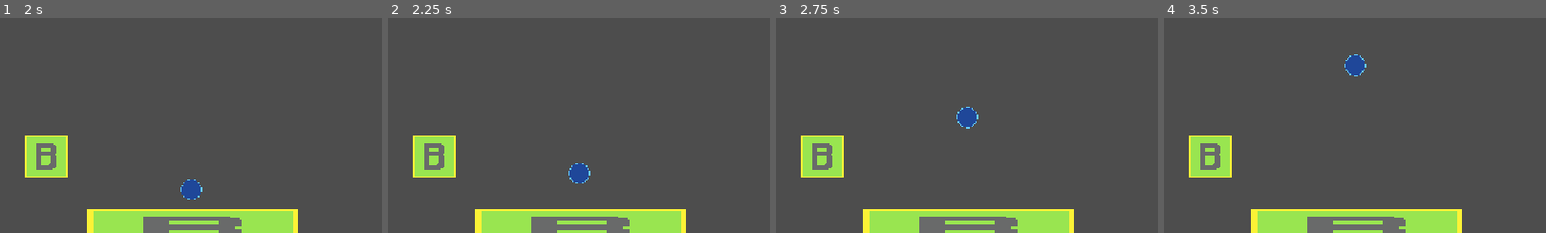
Above: before the commit, frames 1-4 (left to right).
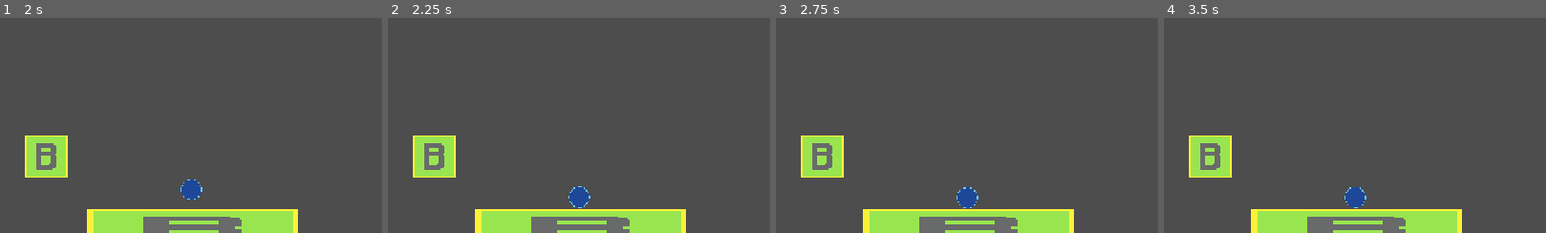
Above: after the commit, the same moments.

Repository: MugenZeta/jelly-fish-fling
Game: Godot game, scene res://Maps/m_TestMap.tscn
Two runs of this game, one before a commit and one after it. Both use one fixed random seed, a clock stepped at 60 frames per second and the inputs below.
Inputs (mouse positions are % of the whole screen's width and height, from its top left):
- Up to frame 1 (2 s): tap Enter at 0.5 s; move the mouse to (72, 45) at 0.52 s; click (72, 45) at 0.67 s; move the mouse to (30, 55) at 1.27 s; click (30, 55) at 1.42 s
- Up to frame 2 (2.25 s): move the mouse to (60, 28) at 2.02 s; click (60, 28) at 2.17 s
- Up to frame 3 (2.75 s): no input
- Up to frame 4 (3.5 s): move the mouse to (45, 70) at 2.77 s; click (45, 70) at 2.92 s
The pictures show only the part of the screen within x 24-74%, y 27-77%; the shares and areas given below are measured in that part.

Frame 1 is identical in both runs. In frame 2, 0.8% of the frame differs, in the area x 47-53%, y 67-89%; in frame 3, 0.8%; in frame 4, 0.9%, in the area x 47-53%, y 16-89%.
Error after the commit: Invalid access to property or key 'mouse' on a base object of type 'CollisionShape2D'. (res://Scripts/s_player.gd:28)

Commit message:
Working on Mouse Code

Diff:
--- a/Objects/o_Player.tscn
+++ b/Objects/o_Player.tscn
@@ -1,10 +1,13 @@
 [gd_scene format=3 uid="uid://cet8fujfxr876"]
 
 [ext_resource type="Texture2D" uid="uid://b5mrhjaplxbqn" path="res://Assets/Test Sprites/s_testPlayer.png" id="1_qq34h"]
-[ext_resource type="Script" uid="uid://c6wd6e3yq3nwt" path="res://Objects/s_player.gd" id="1_tx4u5"]
+[ext_resource type="Script" uid="uid://c6wd6e3yq3nwt" path="res://Scripts/s_player.gd" id="1_tx4u5"]
 
 [sub_resource type="CircleShape2D" id="CircleShape2D_85ngs"]
 radius = 16.0
+
+[sub_resource type="RectangleShape2D" id="RectangleShape2D_4wthd"]
+size = Vector2(53, 49)
 
 [node name="Player" type="CharacterBody2D" unique_id=1342499611]
 script = ExtResource("1_tx4u5")
@@ -13,5 +16,11 @@
 texture_filter = 1
 texture = ExtResource("1_qq34h")
 
-[node name="CollisionShape2D" type="CollisionShape2D" parent="." unique_id=1886884031]
+[node name="PlayerHitbox" type="CollisionShape2D" parent="." unique_id=1886884031]
 shape = SubResource("CircleShape2D_85ngs")
+
+[node name="Area2D" type="Area2D" parent="." unique_id=1897437519]
+
+[node name="MouseCollision" type="CollisionShape2D" parent="Area2D" unique_id=1234984035]
+position = Vector2(-0.5, 1.5)
+shape = SubResource("RectangleShape2D_4wthd")
--- a/Scripts/s_PlaceHolder.gd
+++ /dev/null
@@ -1 +0,0 @@
-extends Node
--- a/Objects/s_player.gd
+++ b/Scripts/s_player.gd
@@ -4,8 +4,11 @@
 @export var speed = 50
 @export var acceleration = 120
 @export var max_speed = 250
-@export var turns = 100
+@export var turns = 5
+@export var jump_height = 20
+@export var jump_force = -sqrt(2 * gravity * jump_height)
 var isAlive = true
+@onready var Clickable_Area = $Area2D/MouseCollision
 
 func _ready() -> void:
 	pass
@@ -15,5 +18,15 @@
 	print(velocity.y)
 
 	var collision_info = move_and_collide(velocity * delta)
-	if collision_info: # We only want to bounce if the ball actually collided.
+
+	#Ball Bounce
+	if collision_info:
+		velocity = Vector2(0, jump_height)
 		velocity = velocity.bounce(collision_info.get_normal())
+
+	var mouse_Pos = get_local_mouse_position()
+	Clickable_Area.mouse
+
+func _mouse_enter() -> void:
+	if MOUSE_BUTTON_LEFT:
+		velocity = Vector2(0, jump_height)
Not shown, removed: Scripts/s_PlaceHolder.gd.uid
Renamed: Objects/s_player.gd.uid -> Scripts/s_player.gd.uid
